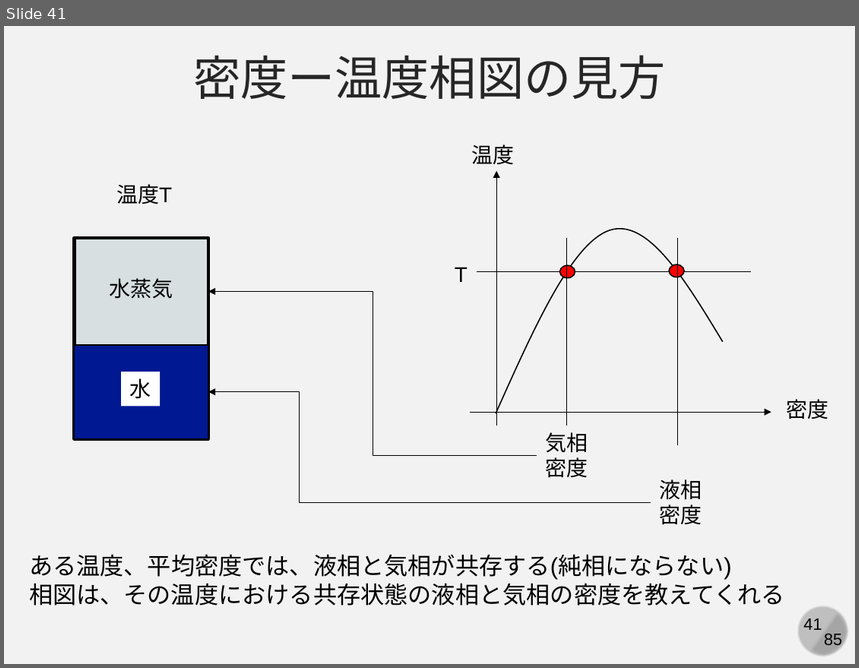
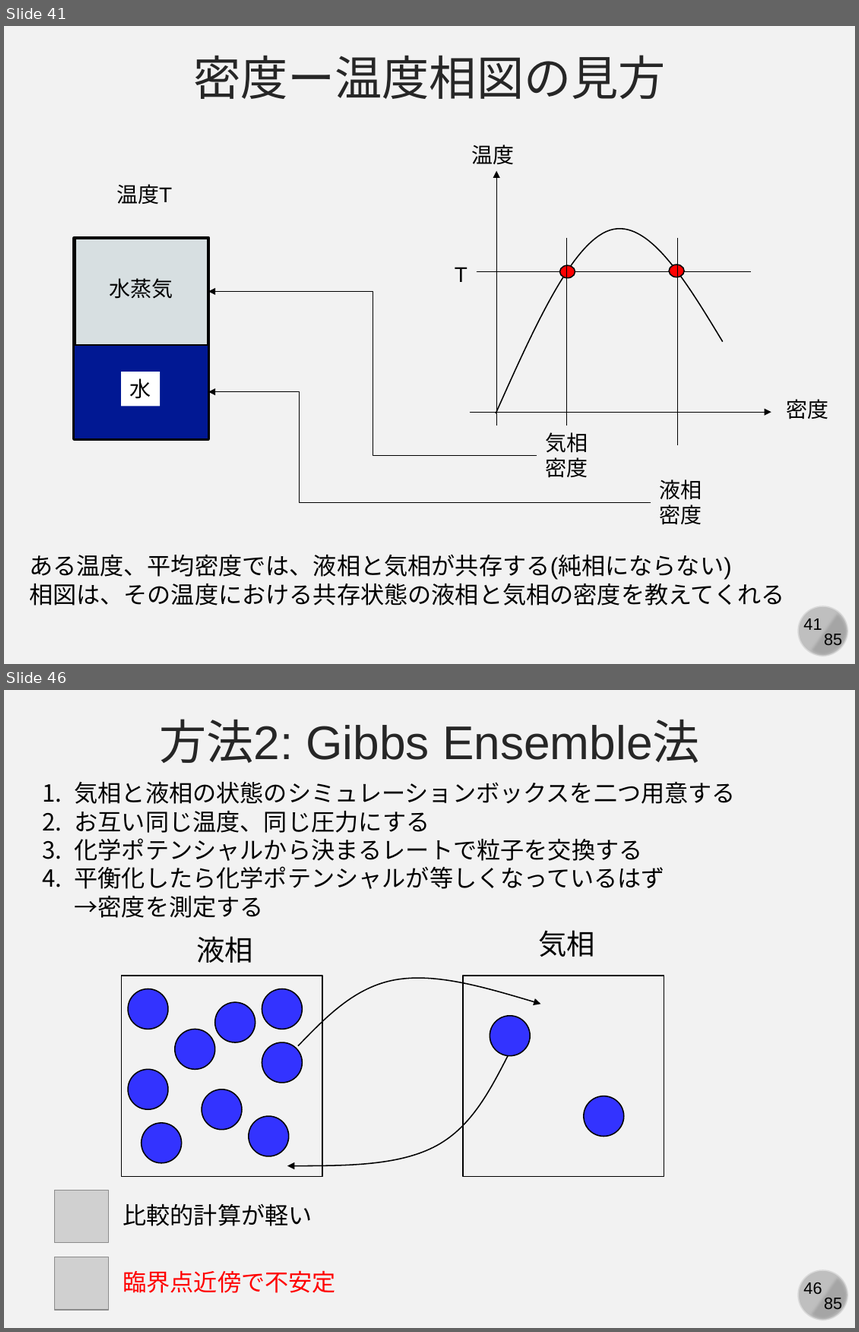
Before and after one commit to kaityo256/yamagata2022, a slide deck: 05_md_advanced/yamagata05.pptx. Shown one above the other, each under a label of ours: slide 41 before the commit, slides 41 and 46 after it; the slides between them are not shown. The pictures are 859x668 and 859x1332 pixels, drawn with LibreOffice and Linux fonts; fonts in the diff are those of the drawing; grey boxes stand for pictures. Boxes give left, top, right and bottom in pixels: in the first picture for what was removed or moved away, otherwise in the second. Text is boxed around its words. In the diff, an @@ line names an element or a change of style, - is before the commit and + after.

Commit message:
updates

```diff
--- a/05_md_advanced/yamagata05.pptx
+++ b/05_md_advanced/yamagata05.pptx
@@ slide 46 added at (4, 690, 855, 1328), background #F2F2F2; not listed: 4 template elements that a slide beside it also shows @@
@@ text added at (159, 719, 700, 763), 40 pt, text #262626 @@
+方法2: Gibbs Ensemble法
@@ text added at (75, 781, 736, 918), 20 pt, text #000000 @@
+1. 気相と液相の状態のシミュレーションボックスを二つ用意する
+2. お互い同じ温度、同じ圧力にする
+3. 化学ポテンシャルから決まるレートで粒子を交換する
+4. 平衡化したら化学ポテンシャルが等しくなっているはず
+   →密度を測定する
@@ text added at (196, 936, 253, 963), 24 pt, text #000000 @@
+液相
@@ text added at (538, 930, 595, 957), 24 pt, text #000000 @@
+気相
@@ rectangle added at (122, 976, 322, 1177), outline #000000 1 pt @@
@@ freeform shape added at (299, 979, 541, 1046), outline #000000 1 pt @@
@@ rectangle added at (463, 976, 664, 1177), outline #000000 1 pt @@
@@ ellipse added at (129, 989, 168, 1029), fill #3333FF, outline #000000 1 pt @@
@@ ellipse added at (215, 1002, 255, 1043), fill #3333FF, outline #000000 1 pt @@
@@ ellipse added at (262, 989, 302, 1029), fill #3333FF, outline #000000 1 pt @@
@@ ellipse added at (175, 1030, 215, 1070), fill #3333FF, outline #000000 1 pt @@
@@ ellipse added at (490, 1016, 530, 1056), fill #3333FF, outline #000000 1 pt @@
@@ ellipse added at (262, 1043, 302, 1082), fill #3333FF, outline #000000 1 pt @@
@@ ellipse added at (129, 1070, 168, 1110), fill #3333FF, outline #000000 1 pt @@
@@ freeform shape added at (275, 1056, 527, 1191), outline #000000 1 pt @@
@@ ellipse added at (202, 1089, 241, 1129), fill #3333FF, outline #000000 1 pt @@
@@ ellipse added at (584, 1096, 623, 1136), fill #3333FF, outline #000000 1 pt @@
@@ ellipse added at (248, 1116, 288, 1157), fill #3333FF, outline #000000 1 pt @@
@@ ellipse added at (141, 1123, 181, 1163), fill #3333FF, outline #000000 1 pt @@
@@ picture added at (54, 1191, 109, 1243) @@
@@ text added at (123, 1204, 312, 1227), 20 pt, text #000000 @@
+比較的計算が軽い
@@ picture added at (54, 1257, 109, 1309) @@
@@ text added at (123, 1271, 335, 1293), 20 pt, text #FF0000 @@
+臨界点近傍で不安定
```
Also in this commit, not shown: 1 slide changed, 17 other slides added, 1 slide removed.
